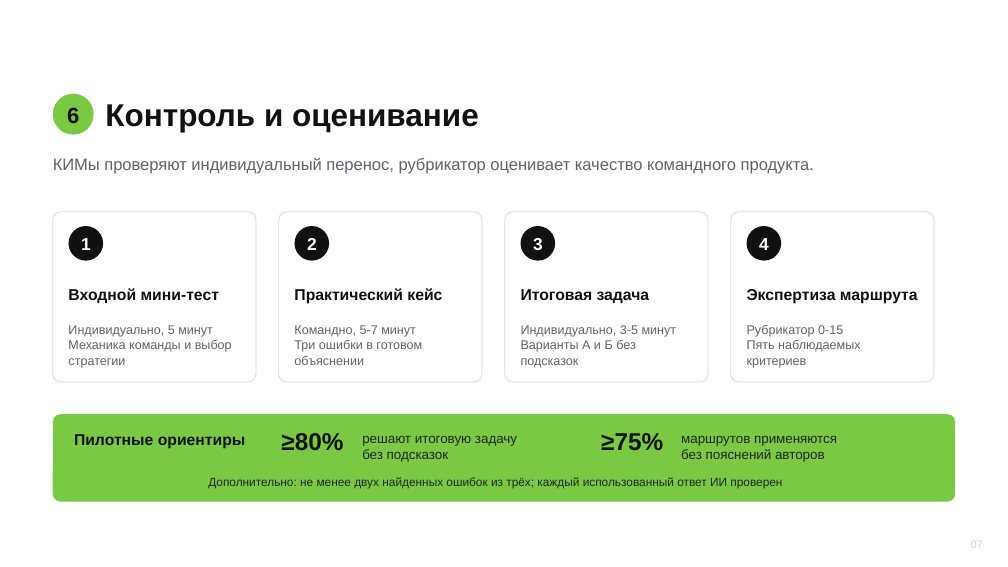
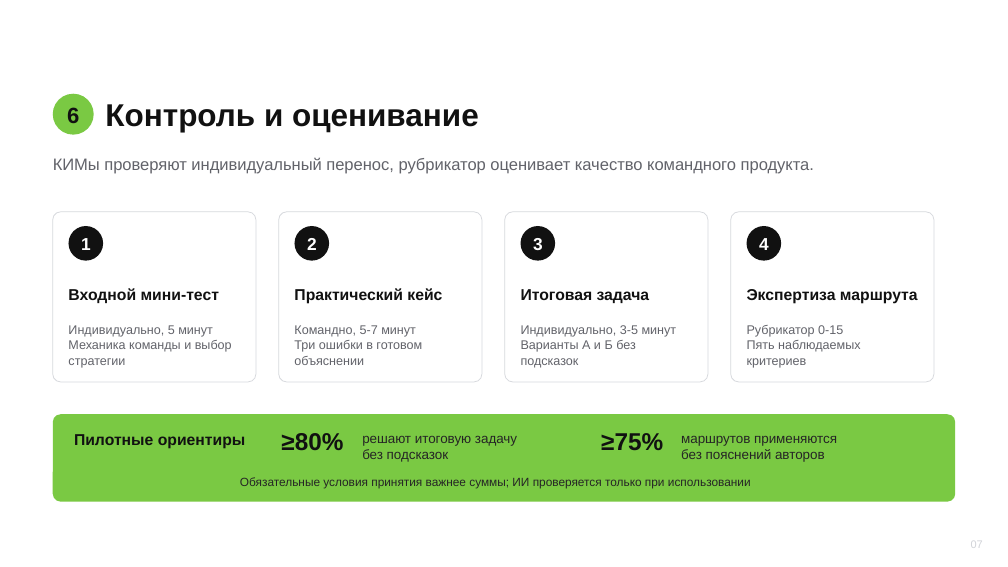
Before and after one commit to AlexeyDesyatnik/TuringTrainer, a slide deck: slide 7 of methodical-development/Presentation_TuringTrainer_5_minutes_methodical_v3.pptx. Drawn at 1008x567 pixels with LibreOffice and Linux fonts; fonts in the diff are those of the drawing; background and template pictures are left out. Boxes give left, top, right and bottom in pixels: in the first picture for what was removed or moved away, otherwise in the second. Text is boxed around its words. In the diff, an @@ line names an element or a change of style, - is before the commit and + after.

```diff
--- a/methodical-development/Presentation_TuringTrainer_5_minutes_methodical_v3.pptx
+++ b/methodical-development/Presentation_TuringTrainer_5_minutes_methodical_v3.pptx
@@ text at (240, 477, 751, 489): text changed @@
-Дополнительно: не менее двух найденных ошибок из трёх; каждый использованный ответ ИИ проверен
+Обязательные условия принятия важнее суммы; ИИ проверяется только при использовании
```
Also in this commit, not shown: 4 other slides changed, 30 other files.
